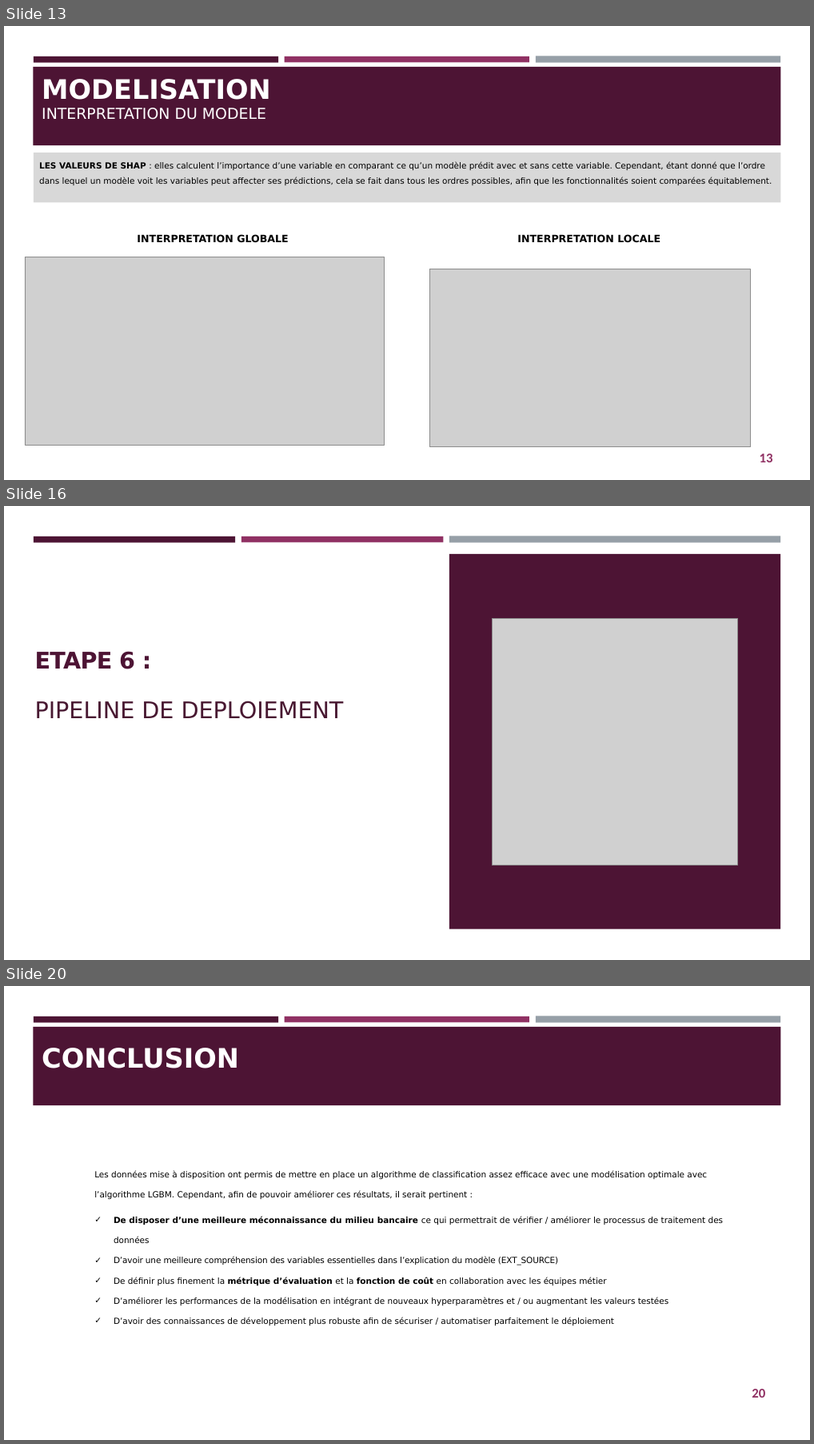
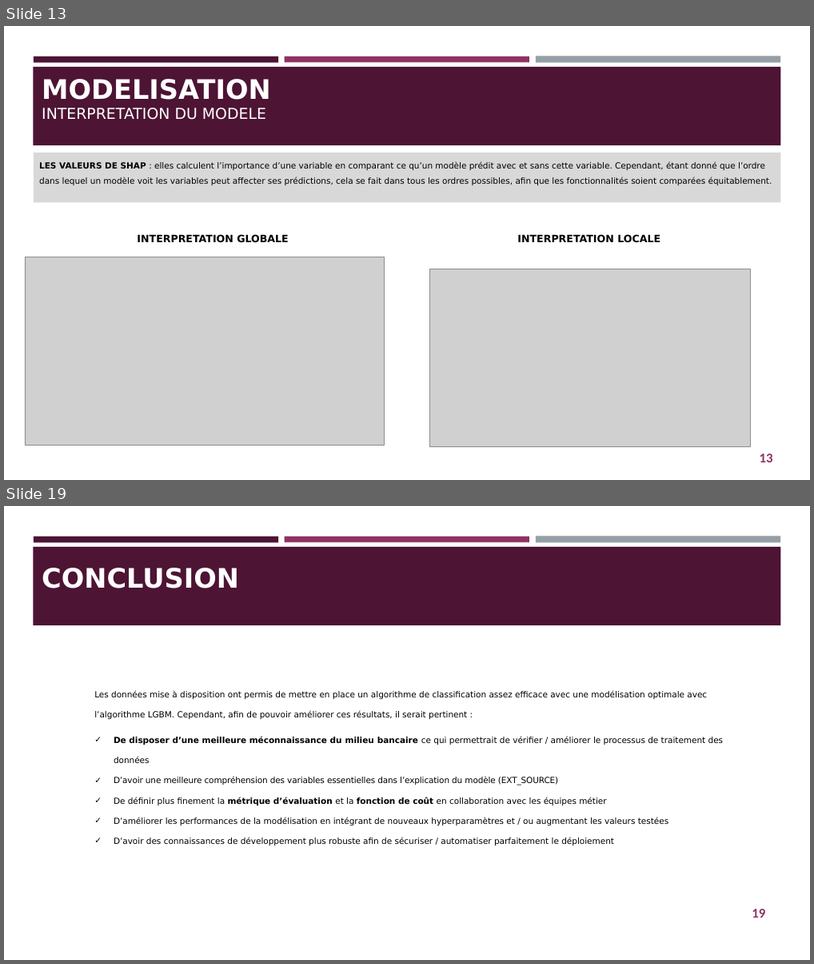
Before and after one commit to helene1219/PROJET_7_BIS_MODELISATION, a slide deck: Projet7_Support_Présentation.pptx. Shown one above the other, each under a label of ours: slides 13, 16 and 20 before the commit, slides 13 and 19 after it; the slides between them are not shown. The pictures are 814x1444 and 814x964 pixels, drawn with LibreOffice and Linux fonts; fonts in the diff are those of the drawing; grey boxes stand for pictures. Boxes give left, top, right and bottom in pixels: in the first picture for what was removed or moved away, otherwise in the second. Text is boxed around its words. In the diff, an @@ line names an element or a change of style, - is before the commit and + after.

```diff
--- a/Projet7_Support_Présentation.pptx
+++ b/Projet7_Support_Présentation.pptx
@@ slide 16 removed at [4, 506, 810, 960], background #FFFFFF @@
@@ rectangle removed at [4, 506, 810, 960] @@
@@ rectangle removed at [34, 536, 236, 542] @@
@@ rectangle removed at [242, 536, 444, 542] @@
@@ rectangle removed at [450, 536, 782, 543] @@
@@ rectangle removed at [450, 554, 782, 929] @@
@@ picture removed at [492, 619, 738, 864] @@
@@ text removed at [35, 651, 344, 719] @@
-ETAPE 6 :
-PIPELINE DE DEPLOIEMENT
@@ what was slide 20 is now slide 19 @@
@@ page number at [752, 908, 766, 917]: text changed @@
-20
+19
```
Also in this commit, not shown: 5 slides changed, 2 slides added, 2 other slides removed, 1 other file.
